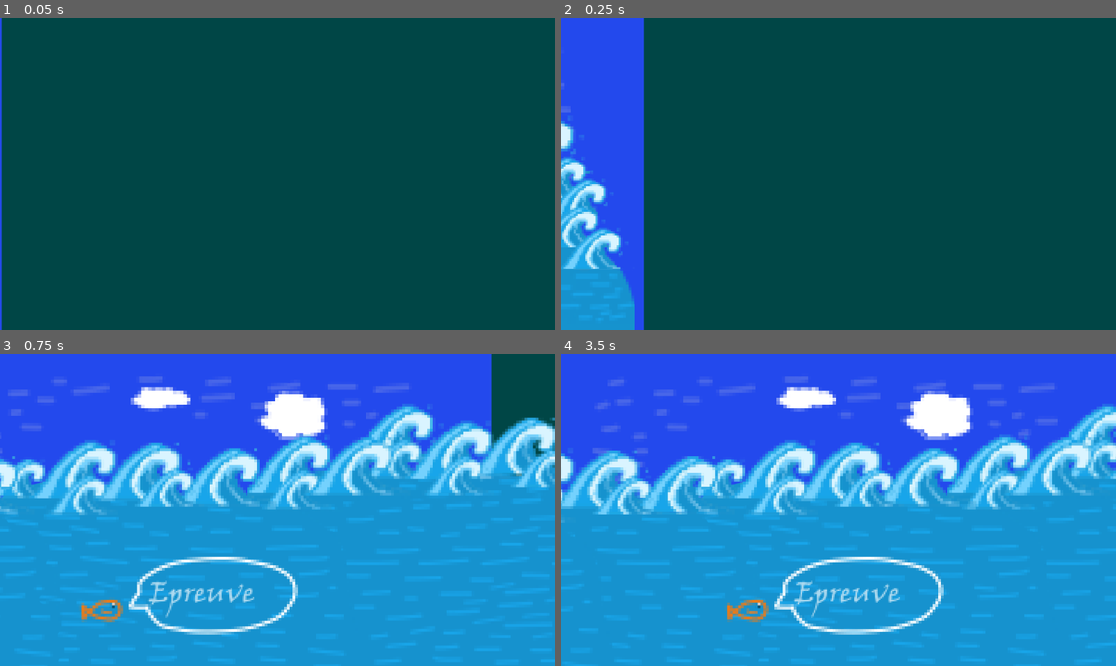
Above: before the commit, frames 1-4 (two rows, left to right).
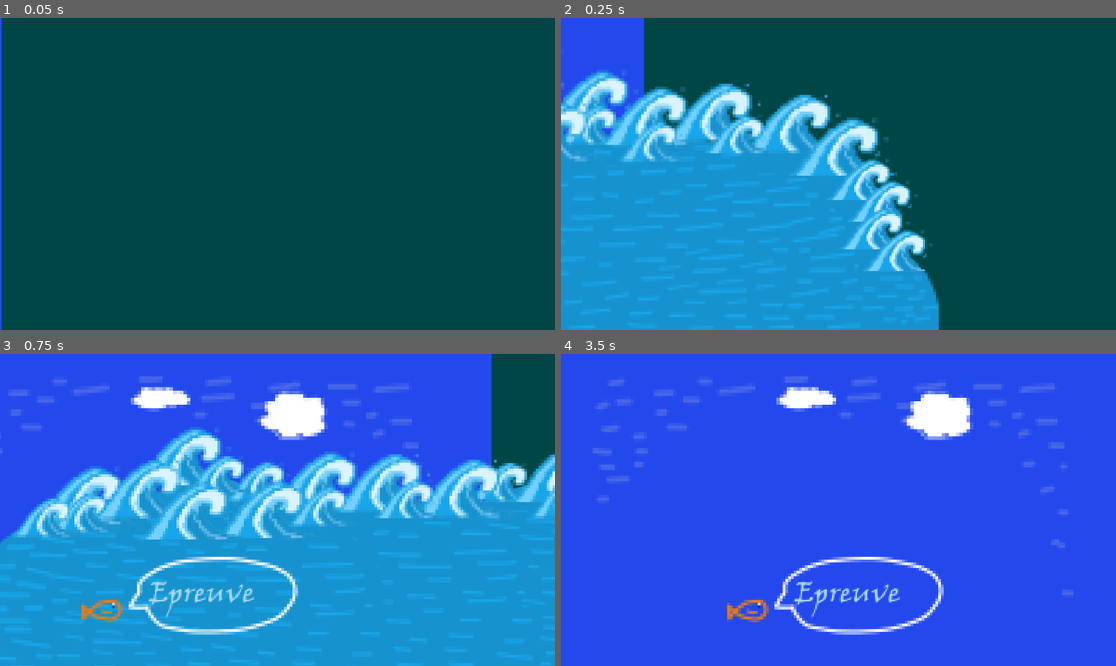
Above: after the commit, the same moments.

Repository: Kira932/godot_jam
Game: Godot game, scene res://scene/transition.tscn
Two runs of this game, one before a commit and one after it. Both use one fixed random seed, a clock stepped at 60 frames per second and the inputs below.
Inputs (mouse positions are in pixels of both pictures, inside the frame that each line leads up to):
- Up to frame 1 (0.05 s): no input
- Up to frame 2 (0.25 s): no input
- Up to frame 3 (0.75 s): move the mouse to (399, 494) at 0.52 s; click (399, 494) at 0.6 s
- Up to frame 4 (3.5 s): move the mouse to (727, 525) at 1.27 s; click (727, 525) at 1.35 s; move the mouse to (894, 441) at 2.02 s; click (894, 441) at 2.1 s; move the mouse to (810, 572) at 2.77 s; click (810, 572) at 2.85 s

Frame 1 is identical in both runs. In frame 2, 43% of the frame differs, in the area x 0-69%, y 16-100%; in frame 3, 25%; in frame 4, 68%, in the area x 0-100%, y 16-100%.

Commit message:
[add] wave animation

Diff:
--- a/scene/transition.tscn
+++ b/scene/transition.tscn
@@ -6,6 +6,21 @@
 [ext_resource type="Texture2D" uid="uid://b1jlguu3wnj26" path="res://assets/transition/Contour_texte.png" id="4_8501b"]
 [ext_resource type="Texture2D" uid="uid://2rx2uffro2e3" path="res://assets/transition/Poisson.png" id="5_dv4bg"]
 [ext_resource type="Texture2D" uid="uid://byg6javwiswxo" path="res://assets/transition/Txt épreuve.png" id="5_f3vfe"]
+
+[sub_resource type="Animation" id="Animation_syitw"]
+length = 0.001
+tracks/0/type = "value"
+tracks/0/imported = false
+tracks/0/enabled = true
+tracks/0/path = NodePath(".:position")
+tracks/0/interp = 1
+tracks/0/loop_wrap = true
+tracks/0/keys = {
+"times": PackedFloat32Array(0),
+"transitions": PackedFloat32Array(1),
+"update": 0,
+"values": [Vector2(-2013.55, 69.5079)]
+}
 
 [sub_resource type="Animation" id="Animation_uyhve"]
 resource_name = "VagueAnim"
@@ -21,21 +36,6 @@
 "transitions": PackedFloat32Array(1, 1, 1, 1),
 "update": 0,
 "values": [Vector2(-2013.55, 69.5079), Vector2(2132.66, 93.6062), Vector2(3858.14, 53.0435), Vector2(8227.99, 29.642)]
-}
-
-[sub_resource type="Animation" id="Animation_syitw"]
-length = 0.001
-tracks/0/type = "value"
-tracks/0/imported = false
-tracks/0/enabled = true
-tracks/0/path = NodePath(".:position")
-tracks/0/interp = 1
-tracks/0/loop_wrap = true
-tracks/0/keys = {
-"times": PackedFloat32Array(0),
-"transitions": PackedFloat32Array(1),
-"update": 0,
-"values": [Vector2(-2013.55, 69.5079)]
 }
 
 [sub_resource type="AnimationLibrary" id="AnimationLibrary_e2lrx"]
--- a/scripts/drag_n_drop.gd
+++ b/scripts/drag_n_drop.gd
@@ -12,11 +12,12 @@
 		grabbed_offset = position - get_global_mouse_position()
 	if (event is InputEventMouseButton and event.is_action_released("click_left") and one_time):
 		print("Invalid drop")
-		GameController.life -= 1
 		one_time = false
 		can_grab = false
 		if (Rect2($"../Bottle/Inside/CollisionShape2D".position, $"../Bottle/Inside/CollisionShape2D".shape.size).has_point(position)):
 			print("Valid drop")
+		else:
+			GameController.life -= 1
 		await $"../Timer".timeout
 		GameController.to_transition()
 
--- a/scripts/transition.gd
+++ b/scripts/transition.gd
@@ -19,18 +19,8 @@
 	tween.tween_callback(_on_transition_complete)
 
 func _on_wave_draw():
-	var tween : Tween = create_tween()
-	var current_pos = $Transition/Wave.position
+	$Transition/Wave/AnimationPlayer.play("VagueAnim")
 
-	tween.tween_property($Transition/Wave, "position", current_pos + Vector2(offset, 0.0), 1.0).set_trans(Tween.TRANS_SINE)
-	tween.tween_callback(_on_wave_end)
-
-
-func _on_wave_end():
-	await get_tree().create_timer(2.5).timeout
-	var tween : Tween = create_tween()
-	var current_pos = $Transition/Wave.position
-	tween.tween_property($Transition/Wave, "position", current_pos + Vector2(offset + 600, 0.0), 1.0).set_trans(Tween.TRANS_SINE)
 
 func _on_transition_complete():
 	print("change to game")
